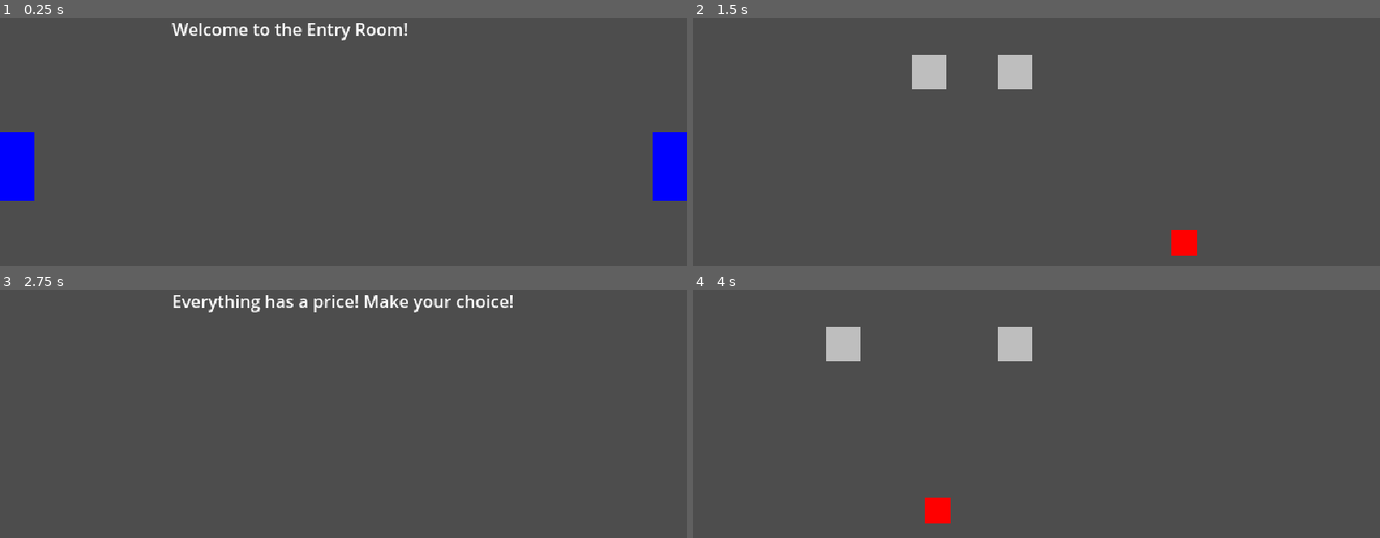
Above: before the commit, frames 1-4 (two rows, left to right).
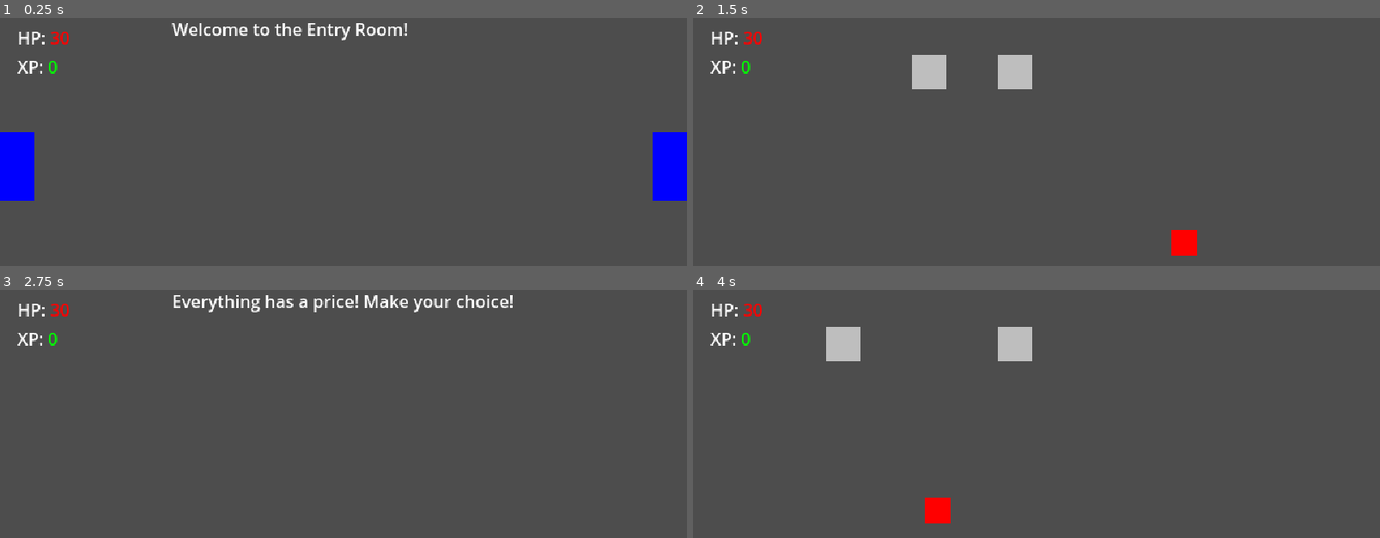
Above: after the commit, the same moments.

Repository: adamico/supreme-chainsaw
Game: Godot game, scene res://src/main/main_with_rooms.tscn
Two runs of this game, one before a commit and one after it. Both use one fixed random seed, a clock stepped at 60 frames per second and the inputs below.
Inputs:
- Up to frame 1 (0.25 s): no input
- Up to frame 2 (1.5 s): tap Enter (ui_accept) at 0.5, 0.77, 1.25 s; hold D (move_right) 0.53-1.28 s; tap E (interact) at 0.6, 1.35 s; hold S (move_down) from 1.28 s (still down)
- Up to frame 3 (2.75 s): tap Enter (ui_accept) at 1.52, 2 s; release S (move_down) at 2.03 s; hold D (move_right) from 2.03 s (still down); tap E (interact) at 2.1 s
- Up to frame 4 (4 s): tap Enter (ui_accept) at 2.75, 3.02, 3.5, 3.77 s; release D (move_right) at 2.78 s; hold W (move_up) 2.78-3.53 s; tap E (interact) at 2.85, 3.6 s; hold A (move_left) from 3.53 s (still down)

The runs differ from the first frame. In frame 1, 0.3% of the frame differs, in the area x 2-10%, y 5-23%; in frame 2, 0.3%; in frame 3, 0.3%; in frame 4, 0.3%.

Commit message:
Add event bus and player stats UI with health/XP sync
Introduces a global EventBus autoload for signaling player stat changes. Adds PlayerStats UI that updates health and experience in real time via signals. Refactors Player to emit stat change signals and initializes stats. Updates battle room to heal player on health pack collection. Integrates GameManager and PlayerStats into the main scene.

Diff:
--- a/project.godot
+++ b/project.godot
@@ -14,6 +14,10 @@
 config/description="A 2D game project with player movement and interaction"
 run/main_scene="uid://bqk7w5x3kamp1"
 config/features=PackedStringArray("4.4")
+
+[autoload]
+
+EventBus="*res://src/globals/event_bus.gd"
 
 [display]
 
--- /dev/null
+++ b/src/globals/event_bus.gd
@@ -0,0 +1,22 @@
+extends Node
+
+signal player_health_changed(new_health: int)
+signal player_experience_changed(new_experience: int)
+signal player_memory_shards_changed(new_memory_shards: int)
+
+func _ready() -> void:
+	player_health_changed.connect(_on_player_health_changed)
+	player_experience_changed.connect(_on_player_experience_changed)
+	player_memory_shards_changed.connect(_on_player_memory_shards_changed)
+
+
+func _on_player_memory_shards_changed(new_memory_shards: int) -> void:
+	print("Player memory shards changed to: ", new_memory_shards)
+
+
+func _on_player_health_changed(new_health: int) -> void:
+	print("Player health changed to: ", new_health)
+
+
+func _on_player_experience_changed(new_experience: int) -> void:
+	print("Player experience changed to: ", new_experience)
--- /dev/null
+++ b/src/main/game_manager.gd
@@ -0,0 +1,5 @@
+class_name GameManager extends Node2D
+
+
+func _ready() -> void:
+	print("GameManager initialized")
--- a/src/main/main_with_rooms.tscn
+++ b/src/main/main_with_rooms.tscn
@@ -1,8 +1,16 @@
-[gd_scene load_steps=2 format=3 uid="uid://bqk7w5x3kamp1"]
+[gd_scene load_steps=4 format=3 uid="uid://bqk7w5x3kamp1"]
 
+[ext_resource type="Script" uid="uid://dbh3odfg15b8a" path="res://src/main/game_manager.gd" id="1_mvn4g"]
 [ext_resource type="Script" uid="uid://b160jd1phs4y" path="res://src/managers/room_manager.gd" id="1_room_manager_script"]
+[ext_resource type="PackedScene" uid="uid://pgevhmq3ljqt" path="res://src/ui/player_stats.tscn" id="2_ssen4"]
 
 [node name="Main" type="Node2D"]
+script = ExtResource("1_mvn4g")
 
 [node name="RoomManager" type="Node2D" parent="."]
 script = ExtResource("1_room_manager_script")
+
+[node name="CanvasLayer" type="CanvasLayer" parent="."]
+
+[node name="PlayerStats" parent="CanvasLayer" instance=ExtResource("2_ssen4")]
+unique_name_in_owner = true
--- a/src/player/player.gd
+++ b/src/player/player.gd
@@ -15,9 +15,25 @@
 @export var friction: float = 1000.0
 
 # Player stats
-@export var health: int = 100
-@export var experience: int = 0
-@export var memory_shards: int = 1
+@export var max_health: int
+@export var health: int:
+	set(value):
+		health = clamp(value, 0, max_health)
+		print("Player health changed to: ", health)
+		EventBus.player_health_changed.emit(health)
+
+@export var experience: int:
+	set(value):
+		experience = max(value, 0)
+		print("Player experience changed to: ", experience)
+		EventBus.player_experience_changed.emit(experience)
+
+@export var memory_shards: int:
+	set(value):
+		memory_shards = max(value, 0)
+		print("Player memory shards changed to: ", memory_shards)
+		EventBus.player_memory_shards_changed.emit(memory_shards)
+
 @export var damage: float = 10.0
 
 var current_state: PlayerState = PlayerState.IDLE
@@ -28,8 +44,12 @@
 
 
 func _ready() -> void:
+	# Initialize player stats
+	health = 30
+	experience = 0
+	memory_shards = 1
+	_change_state(PlayerState.IDLE)
 	print("Player initialized")
-	_change_state(PlayerState.IDLE)
 
 
 func _physics_process(delta) -> void:
--- a/src/player/player.tscn
+++ b/src/player/player.tscn
@@ -7,6 +7,8 @@
 [node name="Player" type="CharacterBody2D" groups=["players"]]
 collision_layer = 3
 script = ExtResource("1_4flbx")
+max_health = 100
+memory_shards = 1
 
 [node name="Sprite2D" type="Sprite2D" parent="."]
 
--- a/src/rooms/battle_room.gd
+++ b/src/rooms/battle_room.gd
@@ -107,6 +107,7 @@
 		print("Health pack collected! Player healed.")
 		spawned_features.erase(health_pack)
 		health_pack.queue_free()
+		body.health += 20  # Heal the player by 20 health points
 
 
 # Override room setup for battle-specific configuration
--- /dev/null
+++ b/src/ui/player_stats.gd
@@ -0,0 +1,18 @@
+class_name PlayerStats extends Control
+
+@onready var experience_value: RichTextLabel = %ExperienceValue
+@onready var health_value: RichTextLabel = %HealthValue
+
+
+func _ready() -> void:
+	# Connect signals to update stats when player health or experience changes
+	EventBus.player_health_changed.connect(update_health)
+	EventBus.player_experience_changed.connect(update_experience)
+
+
+func update_health(health: int) -> void:
+	health_value.bbcode_text = "[color=white]HP: [color=red]" + str(health)
+
+
+func update_experience(experience: int) -> void:
+	experience_value.bbcode_text = "[color=white]XP: [color=green]" + str(experience)
--- /dev/null
+++ b/src/ui/player_stats.tscn
@@ -0,0 +1,35 @@
+[gd_scene load_steps=2 format=3 uid="uid://pgevhmq3ljqt"]
+
+[ext_resource type="Script" uid="uid://q1x2i0rvqgdx" path="res://src/ui/player_stats.gd" id="1_ogo65"]
+
+[node name="PlayerStats" type="Control"]
+layout_mode = 3
+anchors_preset = 15
+anchor_right = 1.0
+anchor_bottom = 1.0
+grow_horizontal = 2
+grow_vertical = 2
+script = ExtResource("1_ogo65")
+
+[node name="VBoxContainer" type="VBoxContainer" parent="."]
+layout_mode = 0
+offset_left = 16.0
+offset_top = 16.0
+offset_right = 56.0
+offset_bottom = 66.0
+
+[node name="HealthValue" type="RichTextLabel" parent="VBoxContainer"]
+unique_name_in_owner = true
+custom_minimum_size = Vector2(64, 0)
+layout_mode = 2
+size_flags_vertical = 3
+bbcode_enabled = true
+text = "30"
+fit_content = true
+
+[node name="ExperienceValue" type="RichTextLabel" parent="VBoxContainer"]
+unique_name_in_owner = true
+layout_mode = 2
+bbcode_enabled = true
+text = "0"
+fit_content = true
Not shown, added: src/globals/event_bus.gd.uid
Not shown, added: src/main/game_manager.gd.uid
Not shown, added: src/ui/player_stats.gd.uid
